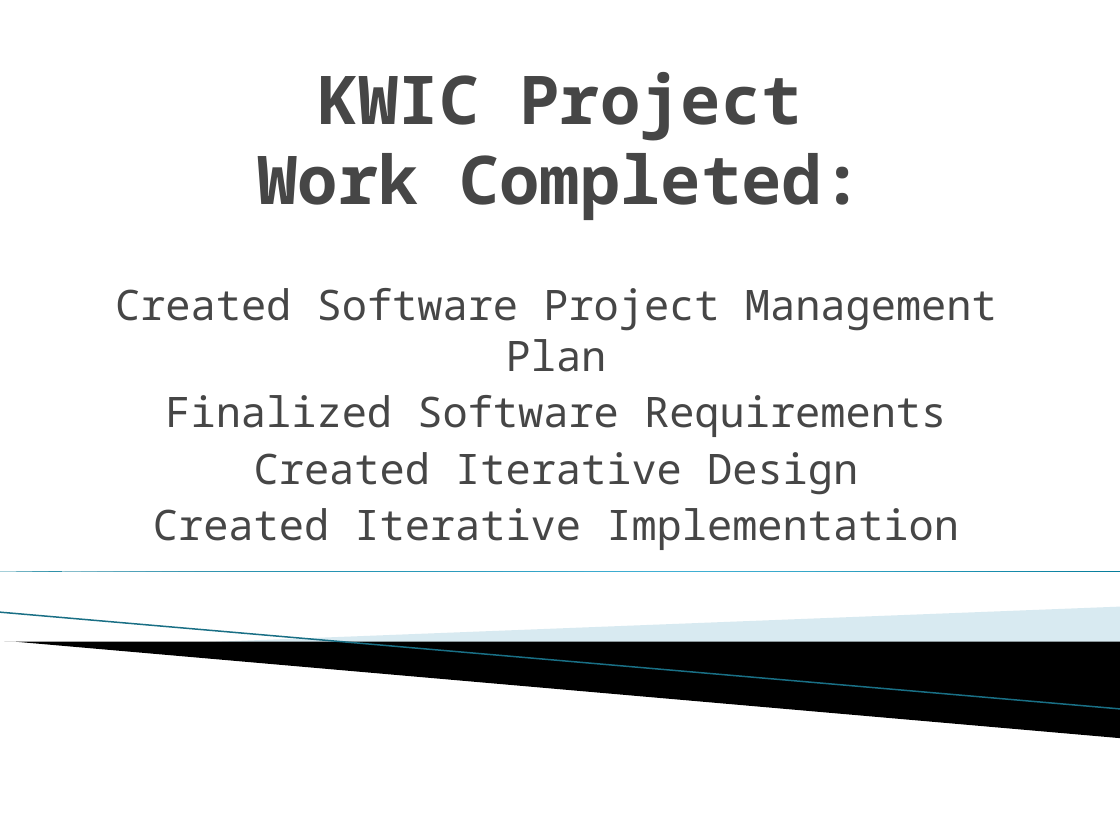
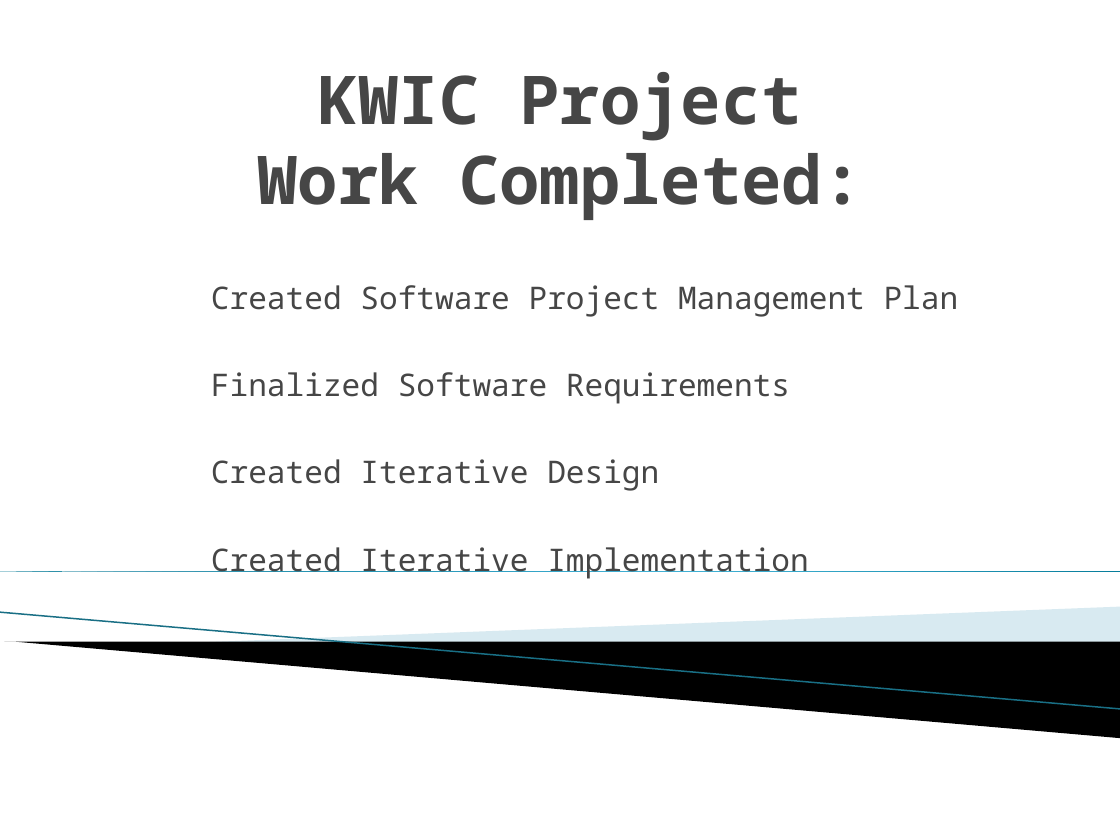
Before and after one commit to rizwannoorani/kwicwebsite, a slide deck: slide 8 of Desktop/IIG presentation.pptx. Drawn at 1120x840 pixels with LibreOffice and Linux fonts; fonts in the diff are those of the drawing; background and template pictures are left out. Boxes give left, top, right and bottom in pixels: in the first picture for what was removed or moved away, otherwise in the second. Text is boxed around its words. In the diff, an @@ line names an element or a change of style, - is before the commit and + after.

```diff
--- a/Desktop/IIG presentation.pptx
+++ b/Desktop/IIG presentation.pptx
@@ subtitle "Created Software Project Management Plan": place and size @@
-subtitle "Created Software Project Management Plan" at (115, 288, 997, 550)
+subtitle "Created Software Project Management Plan" at (211, 285, 959, 579)
@@ subtitle "Created Software Project Management Plan" at (211, 285, 959, 579): size 27 to 20 pt; alignment centre to left @@
```
Also in this commit, not shown: 4 other slides changed, 16 other files.
